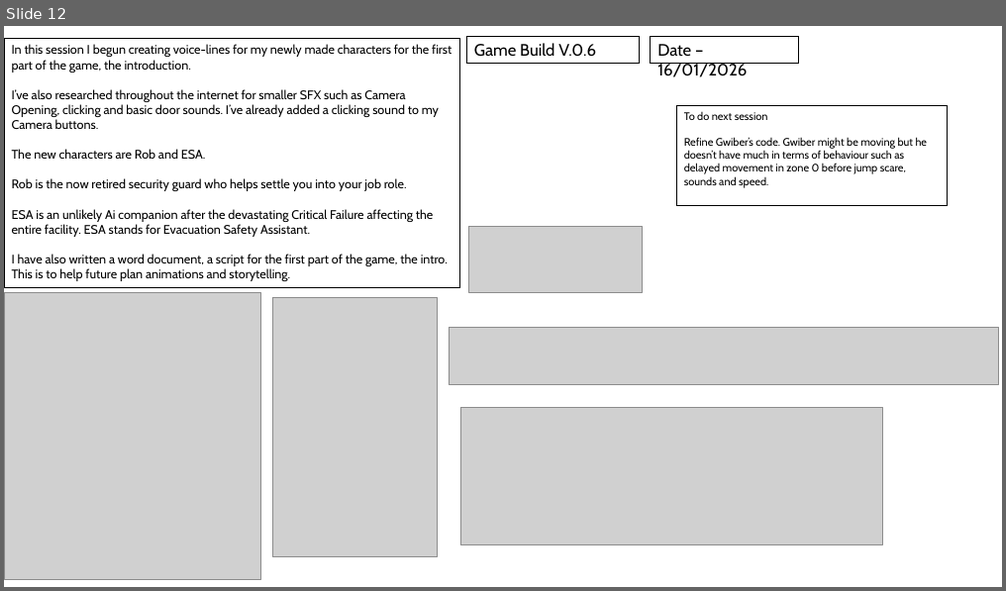
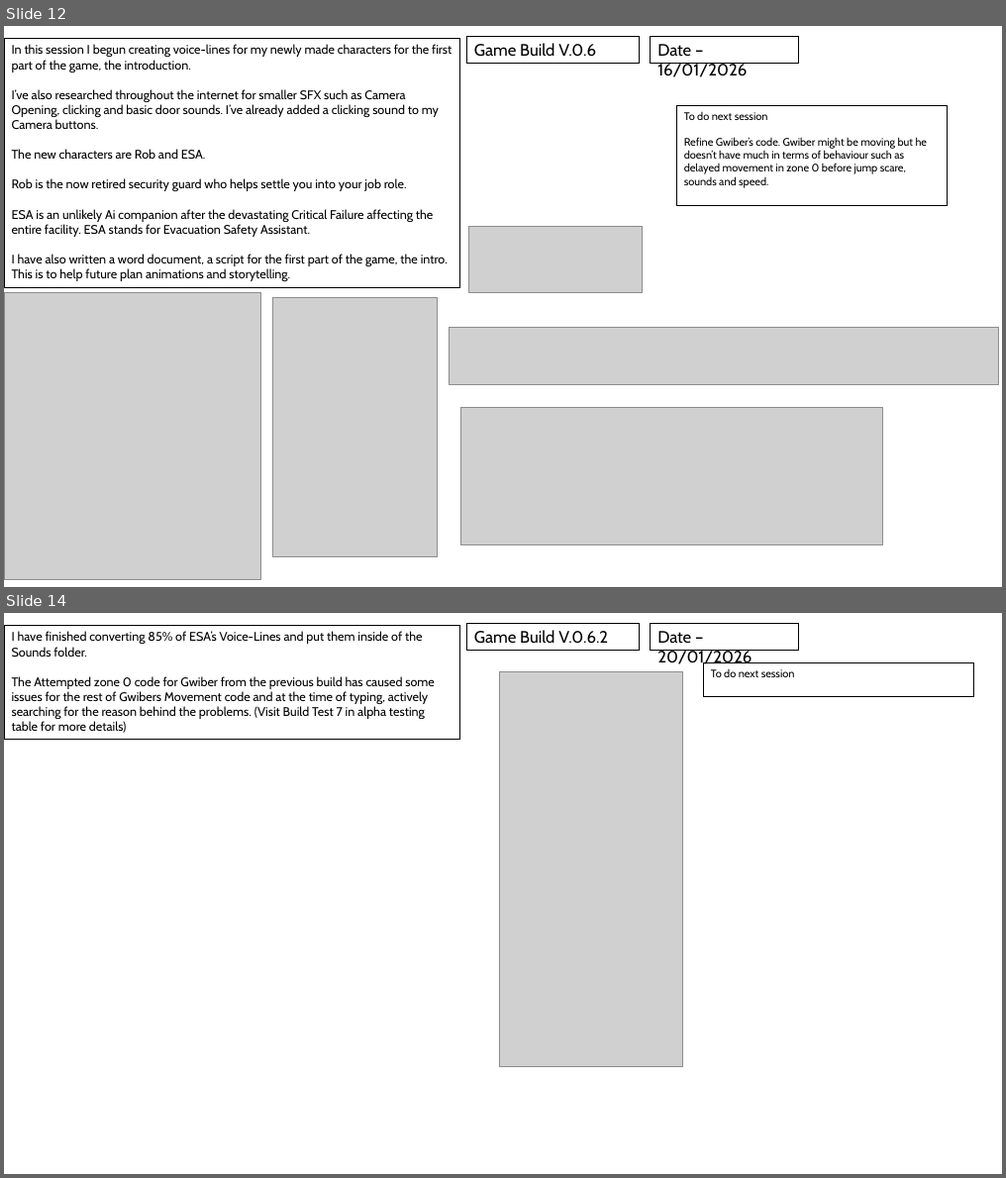
Before and after one commit to QuotedTrain5221/Critical-Failure-3, a slide deck: Logs/Development Log and Alpha Testing.pptx. Shown one above the other, each under a label of ours: slide 12 before the commit, slides 12 and 14 after it; the slides between them are not shown. The pictures are 1006x591 and 1006x1178 pixels, drawn with LibreOffice and Linux fonts; fonts in the diff are those of the drawing; grey boxes stand for pictures. Boxes give left, top, right and bottom in pixels: in the first picture for what was removed or moved away, otherwise in the second. Text is boxed around its words. In the diff, an @@ line names an element or a change of style, - is before the commit and + after.

Commit message:
Build V.0.6.2 Pre-Build

```diff
--- a/Logs/Development Log and Alpha Testing.pptx
+++ b/Logs/Development Log and Alpha Testing.pptx
@@ slide 14 added at bbox=[4, 613, 1002, 1174], background #FFFFFF @@
@@ rectangle added at bbox=[4, 626, 460, 739], outline #000000 0.75 pt, 12 pt, text #000000 @@
+I have finished converting 85% of ESA’s Voice-Lines and put them inside of the Sounds folder.
+The Attempted zone 0 code for Gwiber from the previous build has caused some issues for the rest of Gwibers Movement code and at the time of typing, actively searching for the reason behind the problems. (Visit Build Test 7 in alpha testing table for more details)
@@ rectangle added at bbox=[466, 623, 640, 651], outline #000000 0.75 pt, 16 pt, text #000000 @@
+Game Build V.0.6.2
@@ rectangle added at bbox=[650, 623, 798, 651], outline #000000 0.75 pt, 16 pt, text #000000 @@
+Date – 20/01/2026
@@ rectangle added at bbox=[703, 663, 974, 697], outline #000000 0.75 pt, 10.5 pt, text #000000 @@
+To do next session
@@ picture added at bbox=[499, 672, 683, 1067] @@
```
Also in this commit, not shown: 1 slide changed, 1 other slide added, 51 other files.
